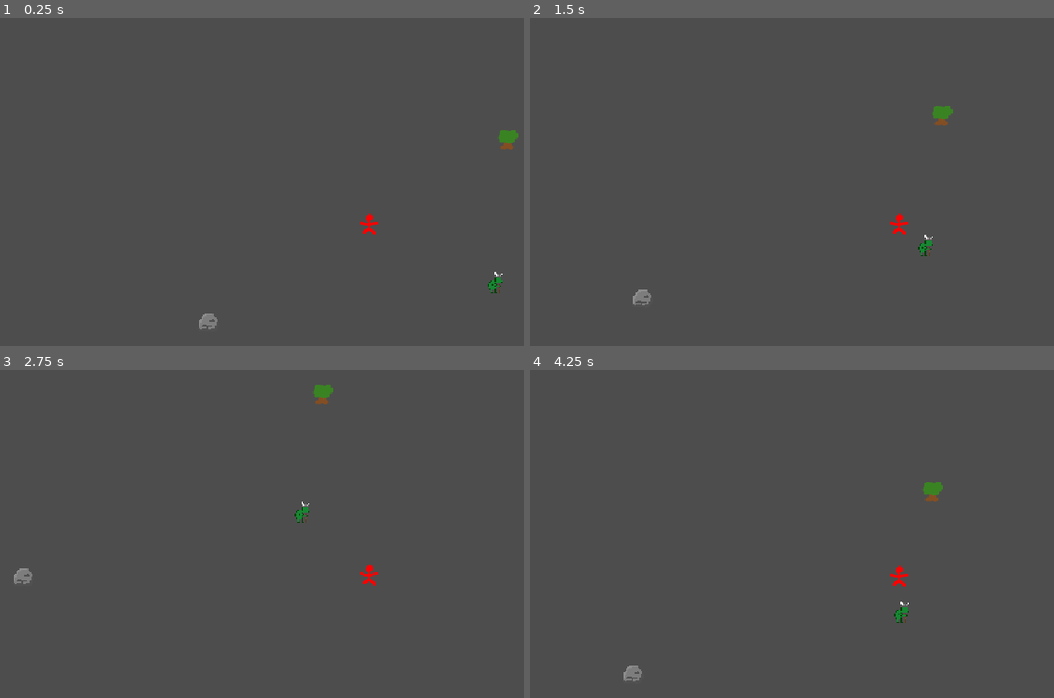
Above: before the commit, frames 1-4 (two rows, left to right).
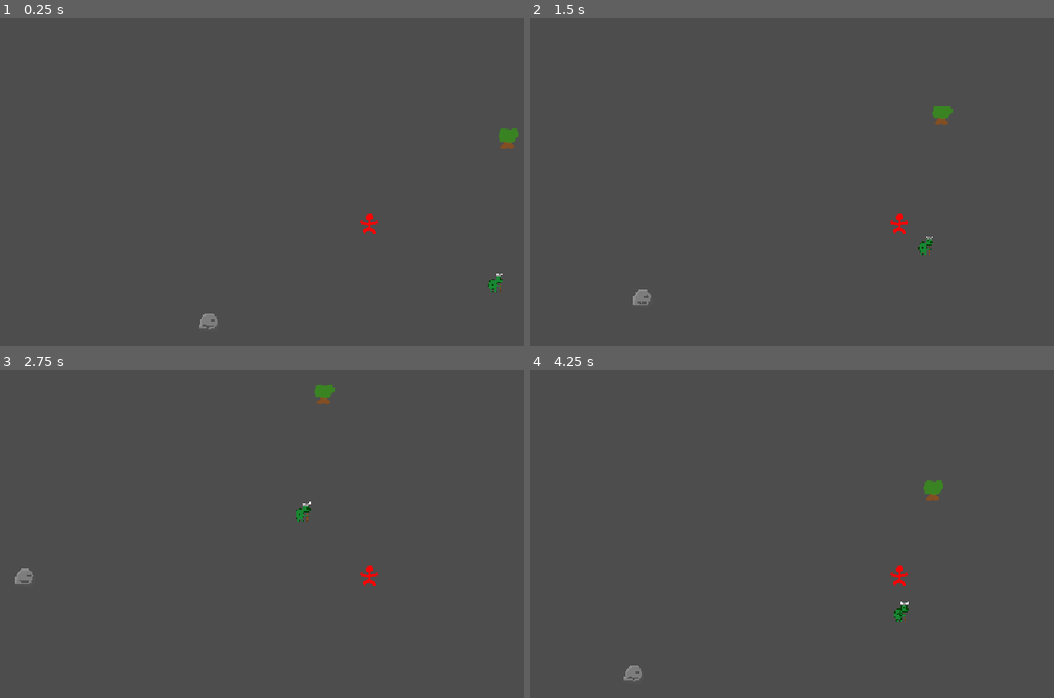
Above: after the commit, the same moments.

Repository: Drewpicus/2dPractice
Game: Godot game, scene res://main.tscn
The game is run twice, just before and just after one commit, with the same random seed, the same clock (stepped at 60 frames per second) and the same inputs.
Inputs (mouse positions are in pixels of both pictures, inside the frame that each line leads up to):
- Up to frame 1 (0.25 s): no input
- Up to frame 2 (1.5 s): move the mouse to (outside the picture) at 0.52 s; hold D (move_right) 0.53-1.28 s; click (outside the picture) at 0.6 s; move the mouse to (750, 244) at 1.27 s; hold S (move_down) from 1.28 s (still down); tap T (quick_inspect) at 1.35 s
- Up to frame 3 (2.75 s): move the mouse to (445, 484) at 2.02 s; release S (move_down) at 2.03 s; hold D (move_right) from 2.03 s (still down); tap E (test) at 2.1 s
- Up to frame 4 (4.25 s): move the mouse to (860, 658) at 2.77 s; release D (move_right) at 2.78 s; hold W (move_up) 2.78-3.53 s; tap Mouse wheel up (zoom_in) at 2.85 s; move the mouse to (outside the picture) at 3.52 s; hold A (move_left) from 3.53 s (still down); tap Mouse wheel down (zoom_out) at 3.6 s; right-click (outside the picture) at 4.15 s

The runs differ from the first frame. In frame 1, 0.2% of the frame differs, in the area x 37-99%, y 33-95%; in frame 2, 0.1%; in frame 3, 0.2%, in the area x 2-73%, y 4-66%; in frame 4, 0.2%.

Commit message:
modular slots

Diff:
--- a/Scripts/Components/equipment_component.gd
+++ b/Scripts/Components/equipment_component.gd
@@ -1,27 +1,29 @@
 extends EntityComponent
 class_name EquipmentComponent
 
-enum SLOT {
-	MAINHAND,
-	OFFHAND
-}
-
-var equipment: Dictionary[int,Item] = {}
+@export var slots: Array[StringName]
+@export var use_default_slots: bool = true
+var default_slots: Array = [&"mainhand",&"offhand",&"head",&"chest",&"legs",&"feet"]
+var equipment: Dictionary[StringName,Item] = {}
 
 signal equipment_updated
 
-func equip(slot: int, item: Item) -> void:
+func _ready() -> void:
+	if use_default_slots:
+		slots.append_array(default_slots)
+
+func equip(slot: StringName, item: Item) -> void:
 	equipment[slot] = item
 	equipment_updated.emit()
 
-func unequip(slot: int) -> Item:
+func unequip(slot: StringName) -> Item:
 	var item = equipment.get(slot) as Item
 	equipment.erase(slot)
 	equipment_updated.emit()
 	return item
 
-func get_equipment(slot: int) -> Item:
+func get_equipment(slot: StringName) -> Item:
 	return equipment.get(slot)
 
-func has_equipment(slot: int) -> bool:
-	return equipment.has(slot)
+func has_equipment(slot: StringName) -> bool:
+	return equipment.has(slot) != null
--- a/Scripts/Reference/component_registry.gd
+++ b/Scripts/Reference/entity_component_registry.gd
@@ -1,5 +1,5 @@
 extends RefCounted
-class_name ComponentRegistry
+class_name EntityComponentRegistry
 
 const COMPONENT_SCENES: Dictionary = {
 	##Universal
--- a/Scripts/entity.gd
+++ b/Scripts/entity.gd
@@ -29,7 +29,7 @@
 	if has_component(component):
 		return
 
-	var component_scene: PackedScene = ComponentRegistry.get_component_scene(component)
+	var component_scene: PackedScene = EntityComponentRegistry.get_component_scene(component)
 	if component_scene == null:
 		return
 
@@ -55,7 +55,7 @@
 	if components_folder == null:
 		return
 
-	var component_name: String = ComponentRegistry.get_component_name(component)
+	var component_name: String = EntityComponentRegistry.get_component_name(component)
 	if component_name.is_empty():
 		return
 
@@ -70,7 +70,7 @@
 
 ##Returns Component Node of a given name if an Entity has it, otherwise returns null
 func get_component(component:StringName) -> Node:
-	var component_name: String = ComponentRegistry.get_component_name(component)
+	var component_name: String = EntityComponentRegistry.get_component_name(component)
 	if not components_folder:
 		components_folder = get_node_or_null("Components")
 	return components_folder.get_node_or_null(component_name)
--- a/item.gd
+++ b/item.gd
@@ -3,3 +3,4 @@
 
 @export var item_name: String
 @export var sprite: Texture2D
+@export var equippable: Array[StringName] #Array of Slot names
--- a/project.godot
+++ b/project.godot
@@ -95,4 +95,3 @@
 textures/canvas_textures/default_texture_filter=0
 rendering_device/driver.windows="d3d12"
 textures/vram_compression/import_etc2_astc=true
-2d/snap/snap_2d_transforms_to_pixel=true
Renamed: Scripts/Reference/component_registry.gd.uid -> Scripts/Reference/entity_component_registry.gd.uid
